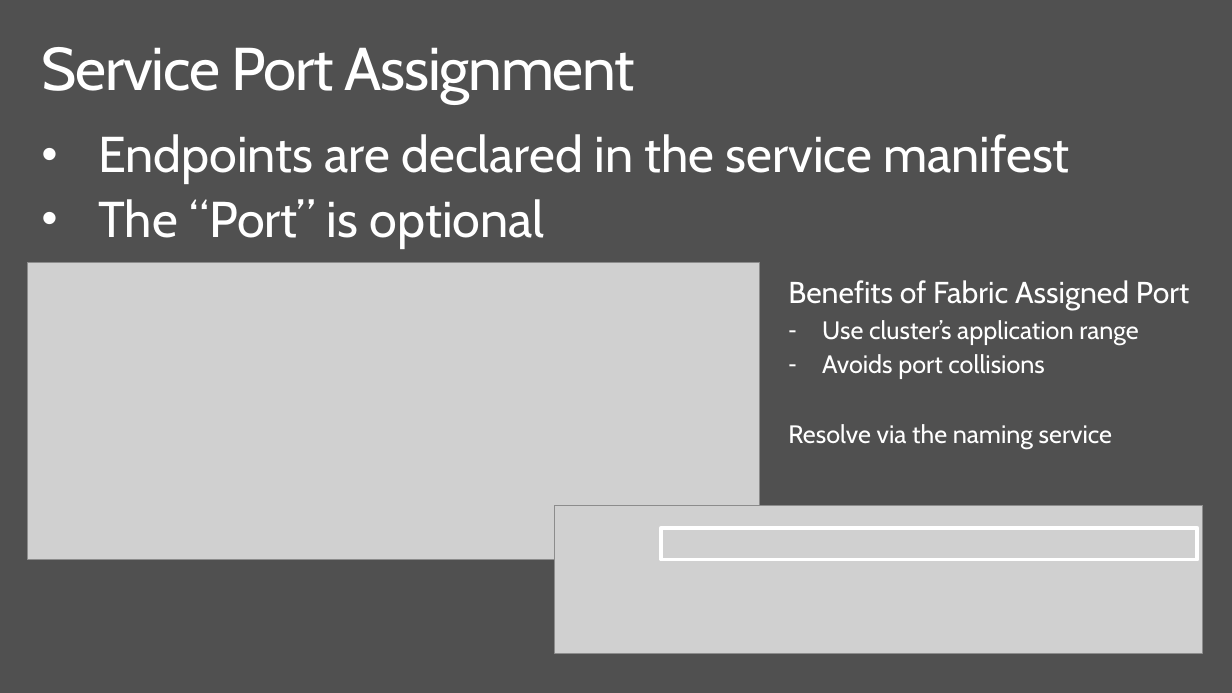
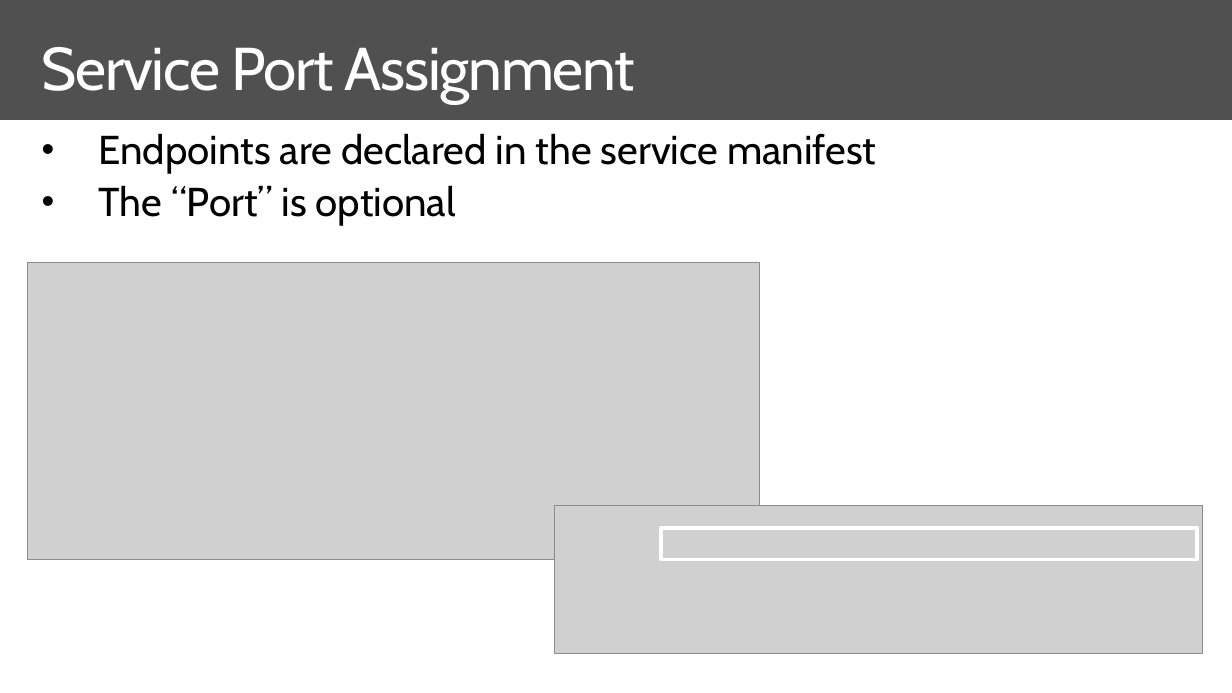
Before and after one commit to brentstineman/PersonalStuff, a slide deck: slide 18 of Presentations/Service Fabric/ServiceFabric - Real World.pptx (slide 16 before the commit). Drawn at 1232x693 pixels with LibreOffice and Linux fonts; fonts in the diff are those of the drawing; grey boxes stand for pictures. Boxes give left, top, right and bottom in pixels: in the first picture for what was removed or moved away, otherwise in the second. Text is boxed around its words. In the diff, an @@ line names an element or a change of style, - is before the commit and + after.

Commit message:
added new slides for OS Update/patching and cluster sizing

```diff
--- a/Presentations/Service Fabric/ServiceFabric - Real World.pptx
+++ b/Presentations/Service Fabric/ServiceFabric - Real World.pptx
@@ rectangle added at [0,120,1232,693], fill #FFFFFF @@
@@ text "Endpoints are declared in the ..." at [98,133,876,226]: size 40 to 32 pt, text colour #FFFFFF to #000000; less space between paragraphs @@
@@ text removed at [788,280,1189,449] @@
-Benefits of Fabric Assigned Port
-– Use cluster’s application range
-– Avoids port collisions
-Resolve via the naming service
```
Also in this commit, not shown: 6 other slides changed, 2 slides added.
